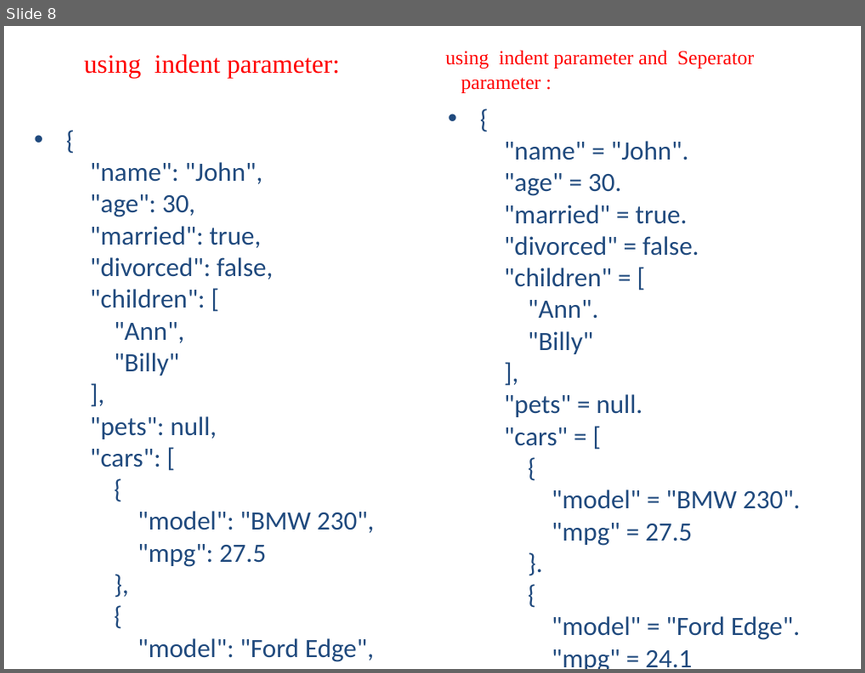
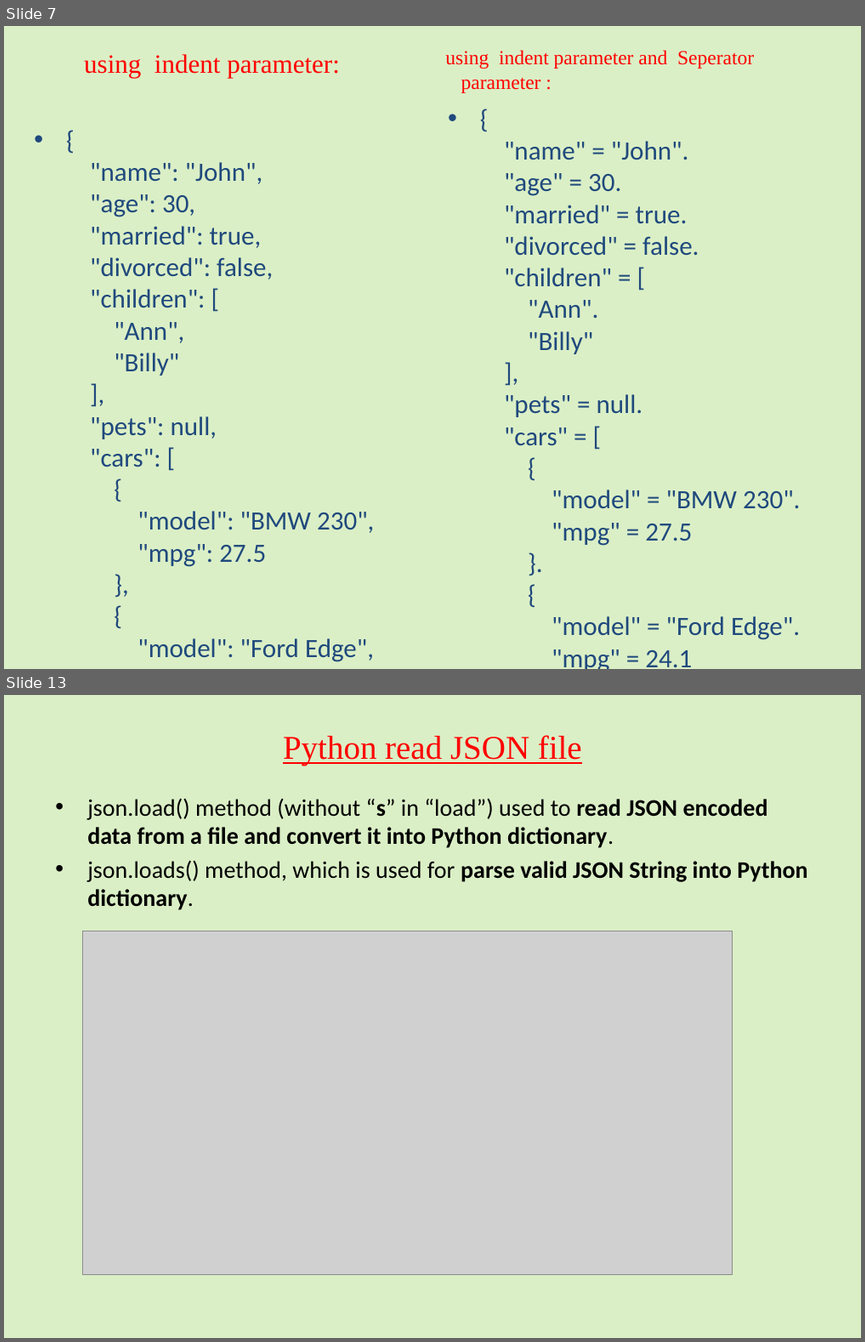
Before and after one commit to jaseela65/python_newPrgm, a slide deck: JSON in Python.pptx. Shown one above the other, each under a label of ours: slide 8 before the commit, slides 7 and 13 after it; the slides between them are not shown. The pictures are 865x673 and 865x1342 pixels, drawn with LibreOffice and Linux fonts; fonts in the diff are those of the drawing; grey boxes stand for pictures. Boxes give left, top, right and bottom in pixels: in the first picture for what was removed or moved away, otherwise in the second. Text is boxed around its words. In the diff, an @@ line names an element or a change of style, - is before the commit and + after.

```diff
--- a/JSON in Python.pptx
+++ b/JSON in Python.pptx
@@ slide 13 added at box(4, 695, 861, 1338), background #92D050 at 32% opacity @@
@@ title added at box(283, 735, 582, 766), 27.9 pt, text #FF0000, underline @@
+Python read JSON file
@@ text added at box(87, 798, 807, 910), 20 pt, text #000000, bold @@
+• json.load() method (without “s” in “load”) used to read JSON encoded data from a file and convert it into Python dictionary.
+• json.loads() method, which is used for parse valid JSON String into Python dictionary.
@@ picture added at box(83, 930, 732, 1274) @@
@@ what was slide 8 is now slide 7 @@
@@ slide 7 changed as well @@
@@ background #FFFFFF to #92D050 at 32% opacity @@
```
Also in this commit, not shown: 7 other slides changed, 6 other slides added, 2 slides removed.
